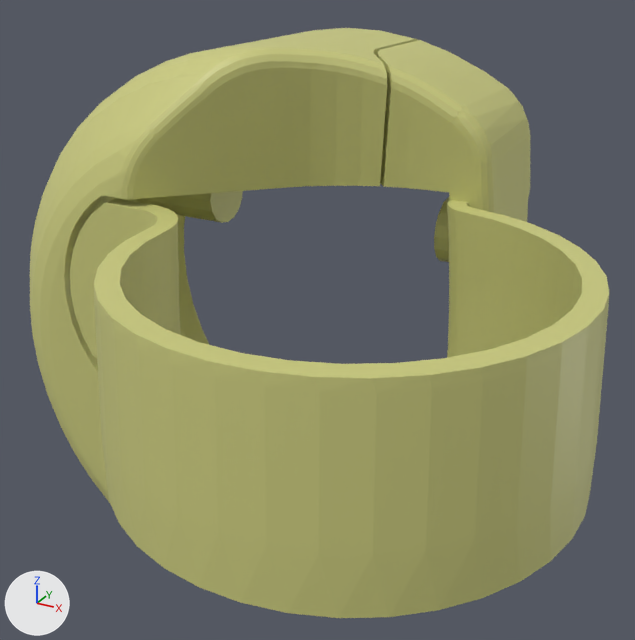
An edit to the COLLADA model scenes/dae/Body_REP_vis.dae, drawn before and after from the same camera.
One viewpoint serves both versions: a camera (50 mm lens) standing at (0.0394, -0.0785, 0.0379) and looking at (-0.0136, 0.0177, -0.0102). Arrows for +X, +Y and +Z are at lower left; the lights stay in place. Vertices at the same position are counted once.

The first picture shows 'node'.
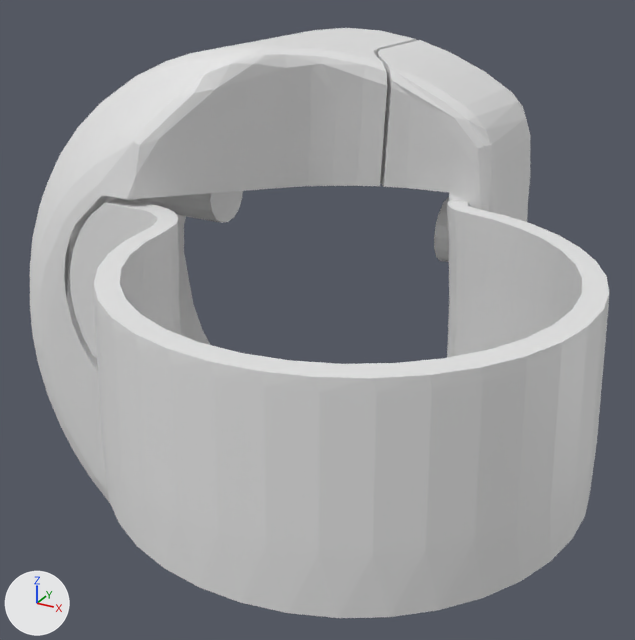
Edits to the bpy script that builds the scene:
```text
Change me_shape0:
    used by ob_node; location = (0.0, 0.0, 0.0)
    remove me_shape0.from_pydata(...)  # 2894 vertices, 5780 faces; spans x -0.065..0.0273, y -0.0272..0.049, z -0.061..0.025
    add me_shape0.from_pydata(...)  # 1497 vertices, 2957 faces; spans x -0.065..0.0273, y -0.0272..0.049, z -0.061..0.025
    me_shape0 part 1: 1395 vertices removed from x -0.0626..0.007, y 0.0002..0.049, z -0.061..0.025
    me_shape0 part 2: 2 vertices removed from x 0.0249..0.026, y -0.0088..-0.0045, z 0.0047
    me_shape0 part 3: 1841 faces spanning x -0.065..0.0273, y -0.0272..0.049, z -0.061..0.025 switch from mat_vertex_colours to no material
```

Where the change shows, as pixel boxes (x1, y1, x2, y2) in the pictures (635 x 640 px):
part 1 of me_shape0, deleted (yellow): before (30, 29, 530, 503)
part 2 of me_shape0, deleted (yellow): before (527, 323, 602, 507)
part 3 of me_shape0, recoloured (yellow to grey): (30, 28, 609, 618) in both
